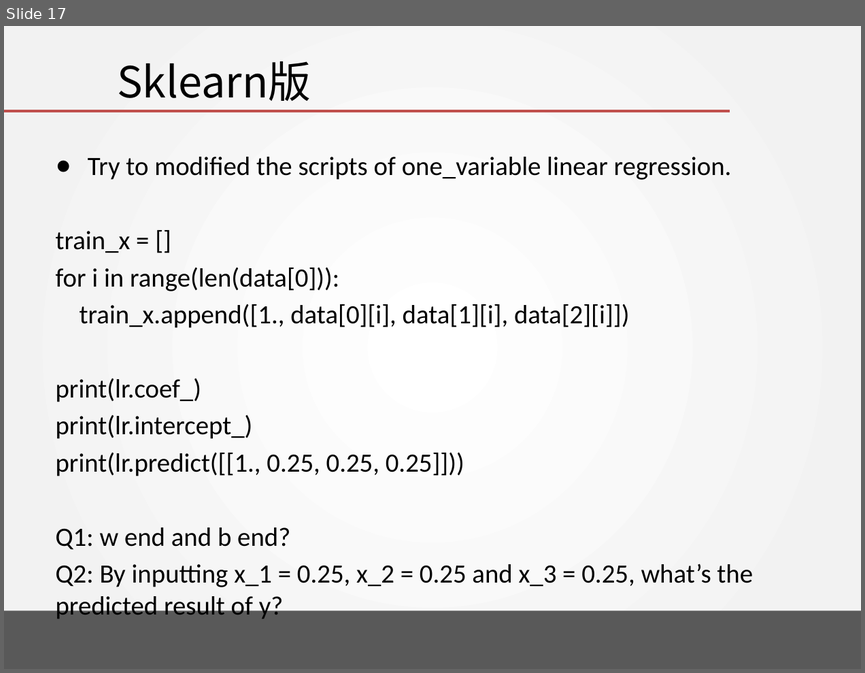
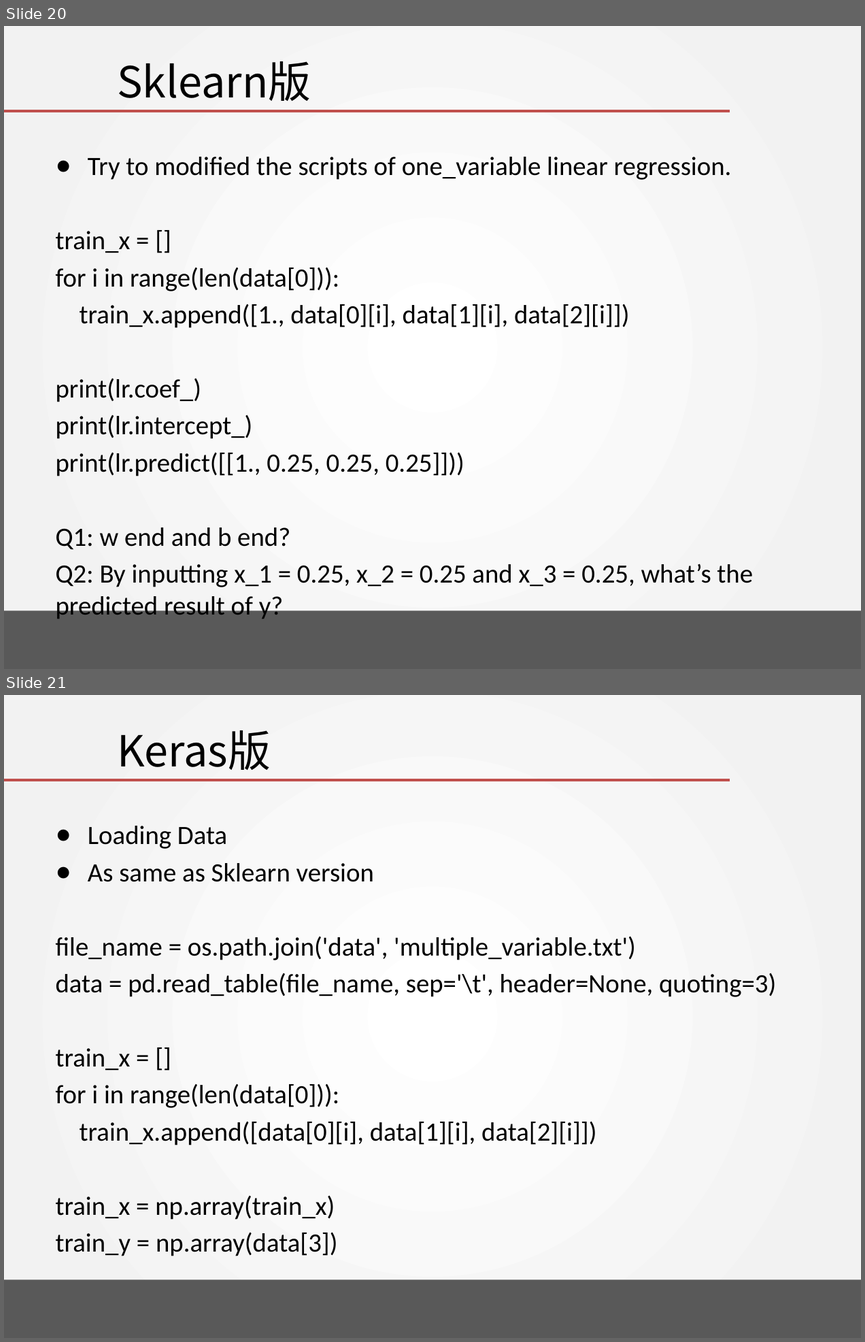
Before and after one commit to DavidPeng11/Artificial_Intelligence_2018, a slide deck: chapter 01 - Linear regression with one variable/Programming Task/LinearRegression.pptx. Shown one above the other, each under a label of ours: slide 17 before the commit, slides 20 and 21 after it. The pictures are 865x673 and 865x1342 pixels, drawn with LibreOffice and Linux fonts; fonts in the diff are those of the drawing; background and template pictures are left out. Boxes give left, top, right and bottom in pixels: in the first picture for what was removed or moved away, otherwise in the second. Text is boxed around its words. In the diff, an @@ line names an element or a change of style, - is before the commit and + after.

```diff
--- a/chapter 01 - Linear regression with one variable/Programming Task/LinearRegression.pptx
+++ b/chapter 01 - Linear regression with one variable/Programming Task/LinearRegression.pptx
@@ slide 21 added at (4,695,861,1338), background gradient #FFFFFF to #F2F2F2; not listed: 2 template elements that a slide beside it also shows @@
@@ title added at (117,730,271,770), 36 pt, text #000000 @@
+Keras版
@@ text added at (56,826,776,1256), 22.2 pt, text #000000 @@
+● Loading Data
+● As same as Sklearn version
+file_name = os.path.join('data', 'multiple_variable.txt')
+data = pd.read_table(file_name, sep='\t', header=None, quoting=3)
+train_x = []
+for i in range(len(data[0])):
+train_x.append([data[0][i], data[1][i], data[2][i]])
+train_x = np.array(train_x)
+train_y = np.array(data[3])
@@ what was slide 17 is now slide 20 @@
```
Also in this commit, not shown: 5 other slides added.
